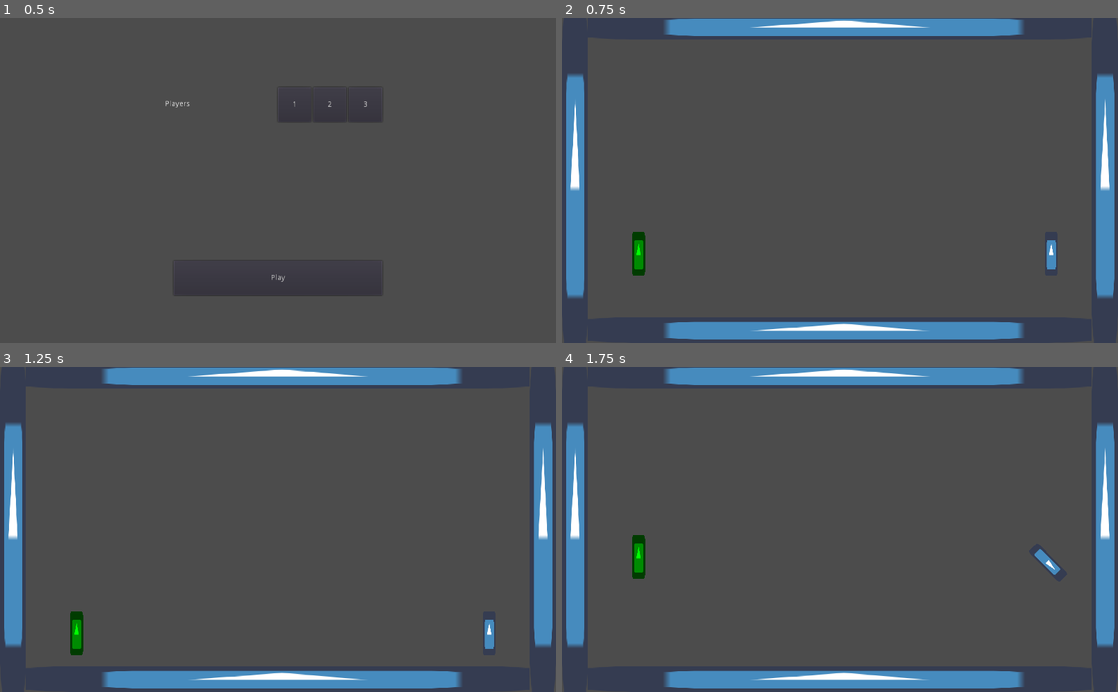
Above: before the commit, frames 1-4 (two rows, left to right).
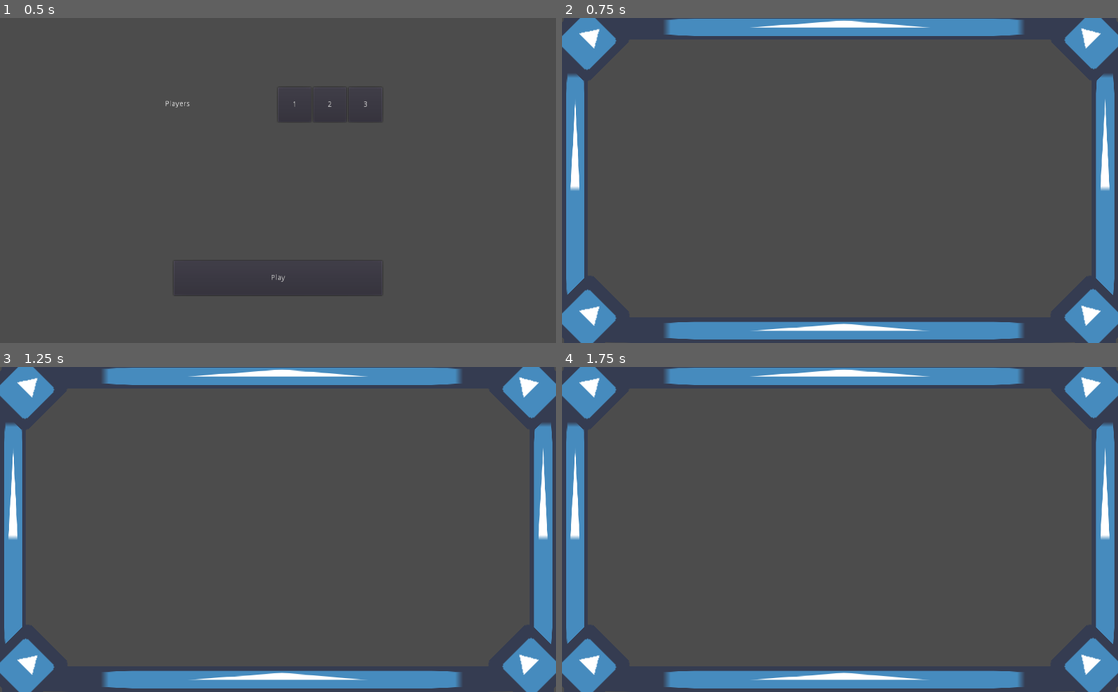
Above: after the commit, the same moments.

Repository: Ev01/PogoArena
Game: Godot game, scene res://Main.tscn
The game is run twice, just before and just after one commit, with the same random seed, the same clock (stepped at 60 frames per second) and the same inputs. The engine's default icon, where the game draws it, is replaced by a stand-in: a white triangle on a blue panel in a dark square.
Inputs:
- Up to frame 1 (0.5 s): no input
- Up to frame 2 (0.75 s): click "Play" at 0.5 s
- Up to frame 3 (1.25 s): no input
- Up to frame 4 (1.75 s): hold Right (rotate_right) from 1.28 s (still down)

Frame 1 is identical in both runs. In frame 2, 4.7% of the frame differs, in the area x 0-100%, y 0-100%; in frame 3, 4.7%; in frame 4, 4.7%.
Error after the commit: Invalid operands 'Nil' and 'int' in operator '>='. (res://World.gd:27)

Commit message:
can change amount of players in the game

Diff:
--- a/Main.gd
+++ b/Main.gd
@@ -19,4 +19,9 @@
 
 
 func load_new_game(player_count):
-	change_scene_to(game_scn)
+	if current_scene:
+		current_scene.queue_free()
+
+	current_scene = game_scn.instance()
+	current_scene.player_count = player_count
+	add_child(current_scene)
--- a/Player/Player.gd
+++ b/Player/Player.gd
@@ -6,12 +6,14 @@
 export (String) var action_rotate_left = "rotate_left"
 export (String) var action_rotate_right = "rotate_right"
 export (NodePath) var respawn_point_path
+export (int) var player_num = 1
 
 var is_dead = false
 
 onready var foot_area = $FootArea
 onready var respawn_timer = $RespawnTimer
-onready var respawn_point = get_node(respawn_point_path)
+onready var world = get_parent()
+#onready var respawn_point = get_node(respawn_point_path)
 
 # Called when the node enters the scene tree for the first time.
 func _ready():
@@ -42,7 +44,7 @@
 
 func respawn():
 	#Engine.time_scale = 1
-	position = respawn_point.position
+	position = world.choose_spawn(player_num)
 	linear_velocity = Vector2.ZERO
 	rotation = 0
 	is_dead = false
--- a/Player/Player.tscn
+++ b/Player/Player.tscn
@@ -4,7 +4,7 @@
 [ext_resource path="res://Player/Player.gd" type="Script" id=2]
 
 [sub_resource type="PhysicsMaterial" id=3]
-friction = 0.2
+friction = 0.0
 
 [sub_resource type="RectangleShape2D" id=1]
 extents = Vector2( 12, 40 )
@@ -13,7 +13,7 @@
 extents = Vector2( 8, 6 )
 
 [sub_resource type="RectangleShape2D" id=4]
-extents = Vector2( 12, 12 )
+extents = Vector2( 12, 18 )
 
 [node name="Player" type="RigidBody2D"]
 position = Vector2( -1, 0 )
@@ -47,11 +47,10 @@
 [node name="HeadArea" type="Area2D" parent="."]
 
 [node name="CollisionShape2D" type="CollisionShape2D" parent="HeadArea"]
-position = Vector2( 5, -32 )
+position = Vector2( 5, -26 )
 shape = SubResource( 4 )
 
 [node name="RespawnTimer" type="Timer" parent="."]
-wait_time = 0.3
 
 [connection signal="body_entered" from="FootArea" to="." method="_on_FootArea_body_entered"]
 [connection signal="body_entered" from="HeadArea" to="." method="_on_HeadArea_body_entered"]
--- /dev/null
+++ b/Player/Player2.tscn
@@ -0,0 +1,9 @@
+[gd_scene load_steps=2 format=2]
+
+[ext_resource path="res://Player/Player.tscn" type="PackedScene" id=1]
+
+[node name="Player2" instance=ExtResource( 1 )]
+modulate = Color( 0.172549, 1, 0, 1 )
+action_rotate_left = "rotate_left_p2"
+action_rotate_right = "rotate_right_p2"
+player_num = 2
--- /dev/null
+++ b/Player/Player3.tscn
@@ -0,0 +1,9 @@
+[gd_scene load_steps=2 format=2]
+
+[ext_resource path="res://Player/Player.tscn" type="PackedScene" id=1]
+
+[node name="Player3" instance=ExtResource( 1 )]
+modulate = Color( 1, 0.129412, 0.0627451, 1 )
+action_rotate_left = "rotate_left_p3"
+action_rotate_right = "rotate_right_p3"
+player_num = 3
--- a/World.gd
+++ b/World.gd
@@ -1,15 +1,48 @@
 extends Node2D
 
 
-# Declare member variables here. Examples:
-# var a = 2
-# var b = "text"
+export (PackedScene) var player1_scn
+export (PackedScene) var player2_scn
+export (PackedScene) var player3_scn
 
+onready var player1_spawns = get_tree().get_nodes_in_group("Player1Spawn")
+onready var player2_spawns = get_tree().get_nodes_in_group("Player2Spawn")
+onready var player3_spawns = get_tree().get_nodes_in_group("Player3Spawn")
+
+onready var main = get_node("/root/Main")
+var player_count = 2
 
 # Called when the node enters the scene tree for the first time.
 func _ready():
-	pass # Replace with function body.
+	spawn_players()
+
+
+func add_player(player_scene):
+	var new_player = player_scene.instance()
+	add_child(new_player)
+	new_player.respawn()
+
+
+func spawn_players():
+	if player_count >= 1:
+		add_player(player1_scn)
+
+	if player_count >= 2:
+		add_player(player2_scn)
+
+	if player_count >= 3:
+		add_player(player3_scn)
+
+
+func choose_spawn(player_num):
+	match(player_num):
+		1:
+			return player1_spawns[randi() % len(player1_spawns)].position
+		2:
+			return player2_spawns[randi() % len(player2_spawns)].position
+		3:
+			return player3_spawns[randi() % len(player3_spawns)].position
 
 func _input(event):
 	if Input.is_action_just_pressed("Reset"):
-		get_tree().reload_current_scene()
+		main.load_new_game()
--- a/World.tscn
+++ b/World.tscn
@@ -1,8 +1,10 @@
-[gd_scene load_steps=7 format=2]
+[gd_scene load_steps=9 format=2]
 
 [ext_resource path="res://Player/Player.tscn" type="PackedScene" id=1]
+[ext_resource path="res://Player/Player3.tscn" type="PackedScene" id=2]
 [ext_resource path="res://World.gd" type="Script" id=3]
 [ext_resource path="res://icon.png" type="Texture" id=4]
+[ext_resource path="res://Player/Player2.tscn" type="PackedScene" id=5]
 
 [sub_resource type="RectangleShape2D" id=1]
 extents = Vector2( 512, 24 )
@@ -10,11 +12,14 @@
 [sub_resource type="RectangleShape2D" id=2]
 extents = Vector2( 24, 256 )
 
-[sub_resource type="PhysicsMaterial" id=3]
-friction = 0.2
+[sub_resource type="RectangleShape2D" id=3]
+extents = Vector2( 56.5685, 56.5686 )
 
 [node name="World" type="Node2D"]
 script = ExtResource( 3 )
+player1_scn = ExtResource( 1 )
+player2_scn = ExtResource( 5 )
+player3_scn = ExtResource( 2 )
 
 [node name="StaticBody2D" type="StaticBody2D" parent="."]
 
@@ -54,21 +59,66 @@
 scale = Vector2( 14.5, 0.75 )
 texture = ExtResource( 4 )
 
-[node name="Respawn" type="Position2D" parent="."]
+[node name="Respawn" type="Position2D" parent="." groups=["Player1Spawn"]]
 position = Vector2( 896, 432 )
 
-[node name="Respawn2" type="Position2D" parent="."]
+[node name="Respawn2" type="Position2D" parent="." groups=["Player2Spawn"]]
 position = Vector2( 136, 432 )
 
-[node name="Player1" parent="." instance=ExtResource( 1 )]
-position = Vector2( 896, 432 )
-physics_material_override = SubResource( 3 )
-respawn_point_path = NodePath("../Respawn")
+[node name="Respawn3" type="Position2D" parent="." groups=["Player3Spawn"]]
+position = Vector2( 512, 424 )
 
-[node name="Player2" parent="." instance=ExtResource( 1 )]
-modulate = Color( 0, 1, 0.0117647, 1 )
-position = Vector2( 136, 432 )
-physics_material_override = SubResource( 3 )
-action_rotate_left = "rotate_left_p2"
-action_rotate_right = "rotate_right_p2"
-respawn_point_path = NodePath("../Respawn2")
+[node name="StaticBody2D2" type="StaticBody2D" parent="."]
+position = Vector2( 48, 552 )
+
+[node name="Sprite" type="Sprite" parent="StaticBody2D2"]
+rotation = 0.785397
+scale = Vector2( 1.75, 1.875 )
+texture = ExtResource( 4 )
+
+[node name="CollisionShape2D" type="CollisionShape2D" parent="StaticBody2D2"]
+position = Vector2( -9.53674e-07, 0 )
+rotation = 0.785397
+shape = SubResource( 3 )
+
+[node name="StaticBody2D3" type="StaticBody2D" parent="."]
+position = Vector2( 976, 552 )
+rotation = -1.57079
+
+[node name="Sprite" type="Sprite" parent="StaticBody2D3"]
+rotation = 0.785397
+scale = Vector2( 1.75, 1.875 )
+texture = ExtResource( 4 )
+
+[node name="CollisionShape2D" type="CollisionShape2D" parent="StaticBody2D3"]
+position = Vector2( -9.53674e-07, 0 )
+rotation = 0.785397
+shape = SubResource( 3 )
+
+[node name="StaticBody2D4" type="StaticBody2D" parent="."]
+position = Vector2( 976, 40 )
+rotation = -1.57079
+
+[node name="Sprite" type="Sprite" parent="StaticBody2D4"]
+rotation = 0.785397
+scale = Vector2( 1.75, 1.875 )
+texture = ExtResource( 4 )
+
+[node name="CollisionShape2D" type="CollisionShape2D" parent="StaticBody2D4"]
+position = Vector2( -9.53674e-07, 0 )
+rotation = 0.785397
+shape = SubResource( 3 )
+
+[node name="StaticBody2D5" type="StaticBody2D" parent="."]
+position = Vector2( 48, 40 )
+rotation = -6.28318
+
+[node name="Sprite" type="Sprite" parent="StaticBody2D5"]
+rotation = 0.785397
+scale = Vector2( 1.75, 1.875 )
+texture = ExtResource( 4 )
+
+[node name="CollisionShape2D" type="CollisionShape2D" parent="StaticBody2D5"]
+position = Vector2( -9.53674e-07, 0 )
+rotation = 0.785397
+shape = SubResource( 3 )
--- a/project.godot
+++ b/project.godot
@@ -47,6 +47,16 @@
 "events": [ Object(InputEventKey,"resource_local_to_scene":false,"resource_name":"","device":0,"alt":false,"shift":false,"control":false,"meta":false,"command":false,"pressed":false,"scancode":68,"physical_scancode":0,"unicode":0,"echo":false,"script":null)
  ]
 }
+rotate_left_p3={
+"deadzone": 0.5,
+"events": [ Object(InputEventKey,"resource_local_to_scene":false,"resource_name":"","device":0,"alt":false,"shift":false,"control":false,"meta":false,"command":false,"pressed":false,"scancode":74,"physical_scancode":0,"unicode":0,"echo":false,"script":null)
+ ]
+}
+rotate_right_p3={
+"deadzone": 0.5,
+"events": [ Object(InputEventKey,"resource_local_to_scene":false,"resource_name":"","device":0,"alt":false,"shift":false,"control":false,"meta":false,"command":false,"pressed":false,"scancode":76,"physical_scancode":0,"unicode":0,"echo":false,"script":null)
+ ]
+}
 
 [physics]
 
Not shown, changed: icon.png.import
